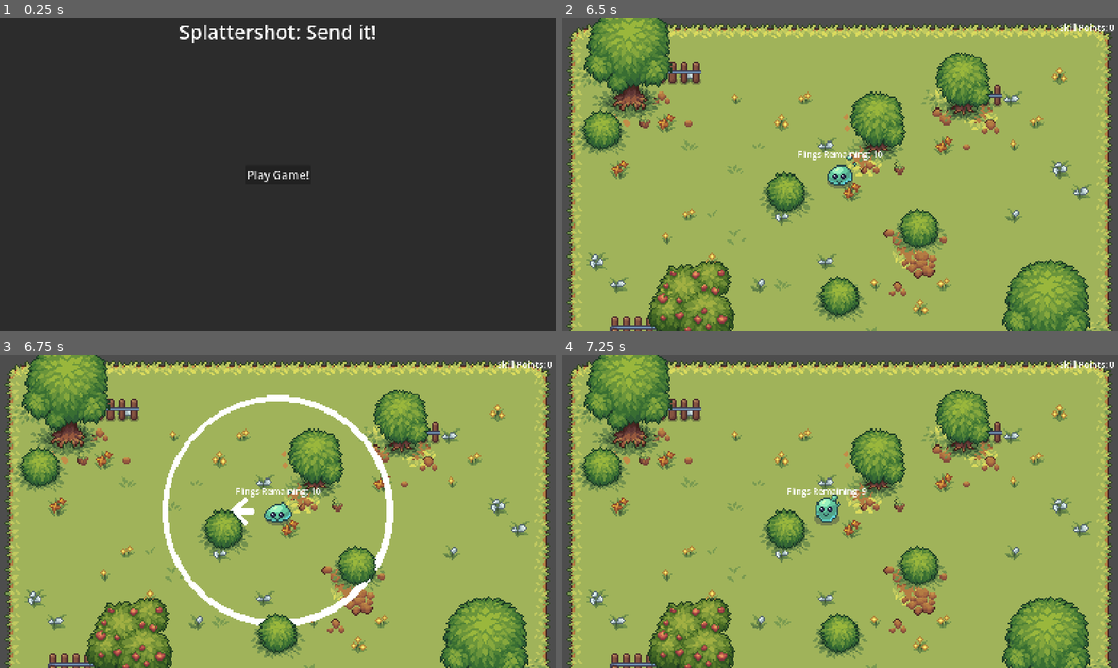
Above: before the commit, frames 1-4 (two rows, left to right).
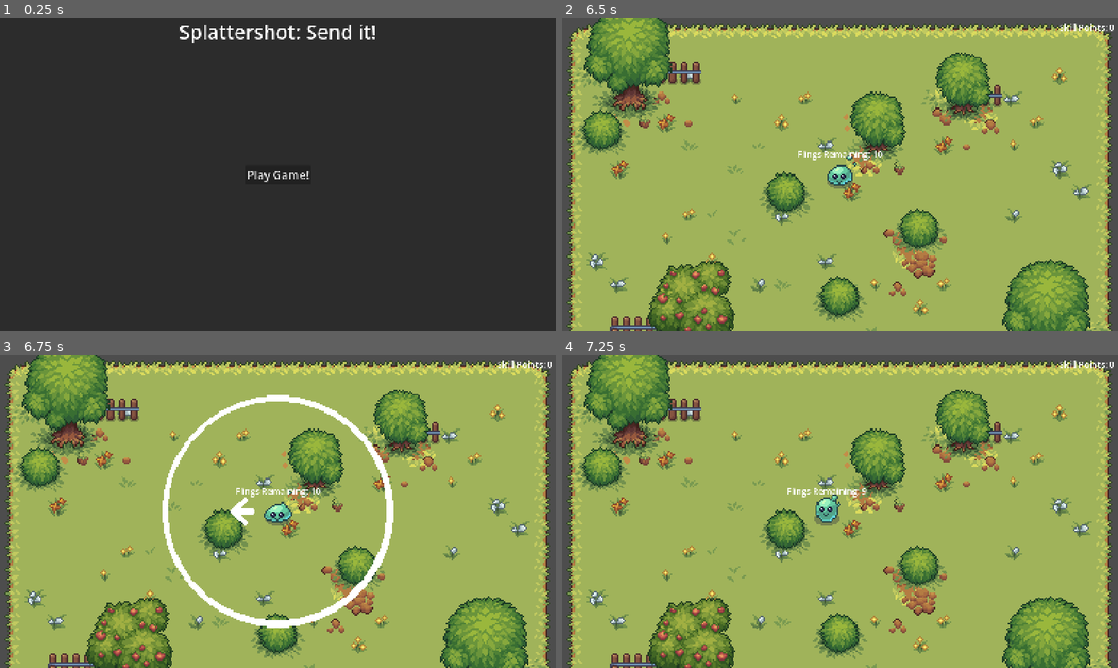
Above: after the commit, the same moments.

Repository: Auseawesome/HavenBounceBack
Game: Godot game, scene res://main.tscn
The game is run twice, just before and just after one commit, with the same random seed, the same clock (stepped at 60 frames per second) and the same inputs.
Inputs (mouse positions are in pixels of both pictures, inside the frame that each line leads up to):
- Up to frame 1 (0.25 s): no input
- Up to frame 2 (6.5 s): click "Play Game!" at 0.5 s; click "Enter Level" at 1.25 s; move the mouse to (962, 158) at 2.02 s; click (962, 158) at 2.17 s; drag from (728, 190) to (990, 89) at 2.77 s; move the mouse to (895, 105) at 3.52 s; click (895, 105) at 3.67 s; drag from (812, 237) to (667, 68) at 4.27 s; move the mouse to (1006, 221) at 5.02 s; click (1006, 221) at 5.17 s; drag from (673, 127) to (645, 321) at 5.77 s
- Up to frame 3 (6.75 s): move the mouse to (305, 511) at 6.52 s; click (305, 511) at 6.67 s
- Up to frame 4 (7.25 s): no input

Frames 1-2 are identical in both runs. In frame 3, 0.2% of the frame differs, in the area x 41-68%, y 49-88%; in frame 4, nothing differs.

Commit message:
Draw aiming reticle above everything

Diff:
--- a/world/player.tscn
+++ b/world/player.tscn
@@ -243,11 +243,13 @@
 
 [node name="DragMax" type="Sprite2D" parent="." unique_id=2115133345]
 visible = false
+z_index = 5
 scale = Vector2(4, 4)
 texture = ExtResource("3_mmw4h")
 
 [node name="ArrowViewer" type="SubViewportContainer" parent="." unique_id=128654343]
 visible = false
+z_index = 5
 offset_left = 22.0
 offset_top = -128.0
 offset_right = 86.0
